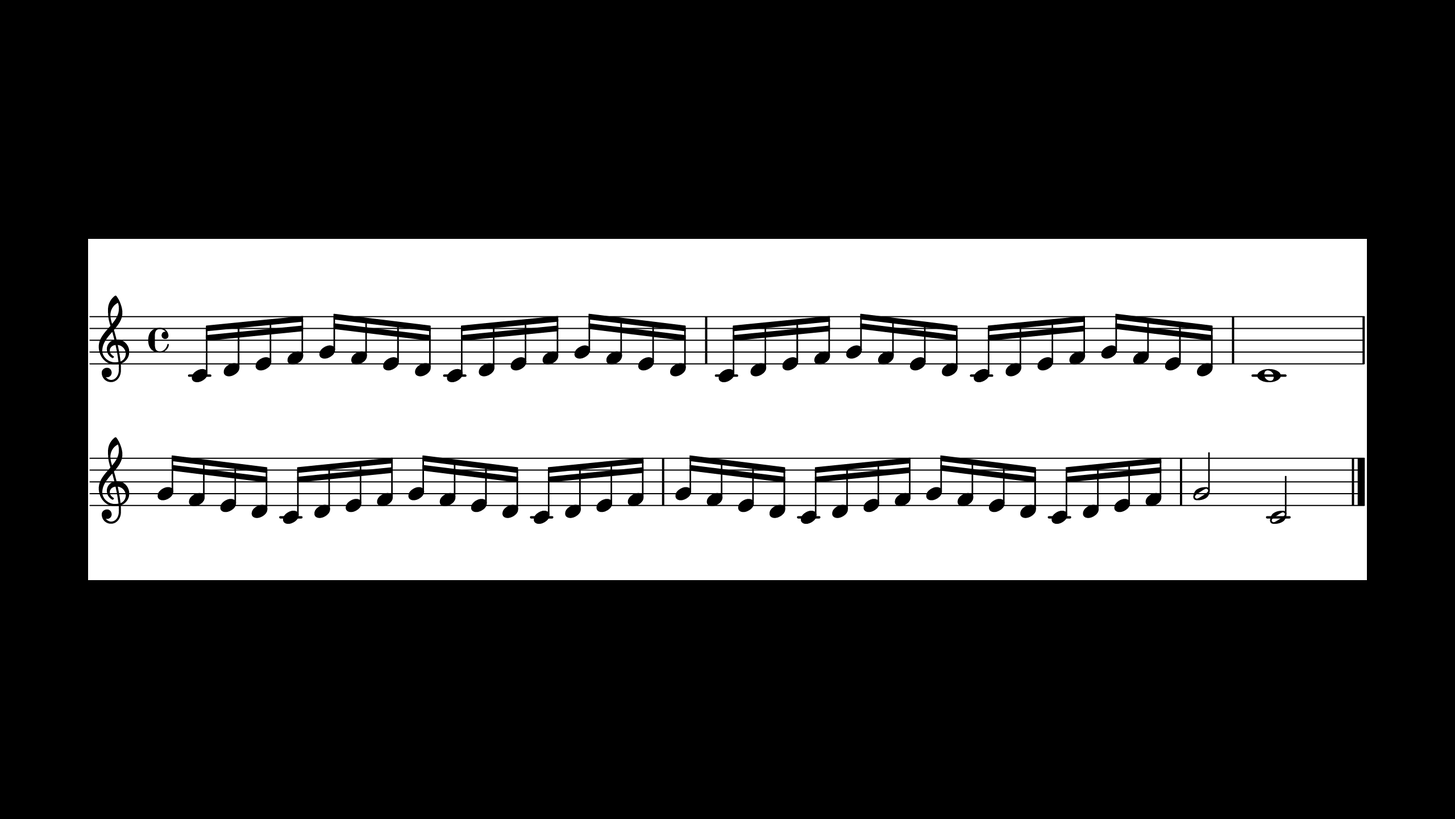
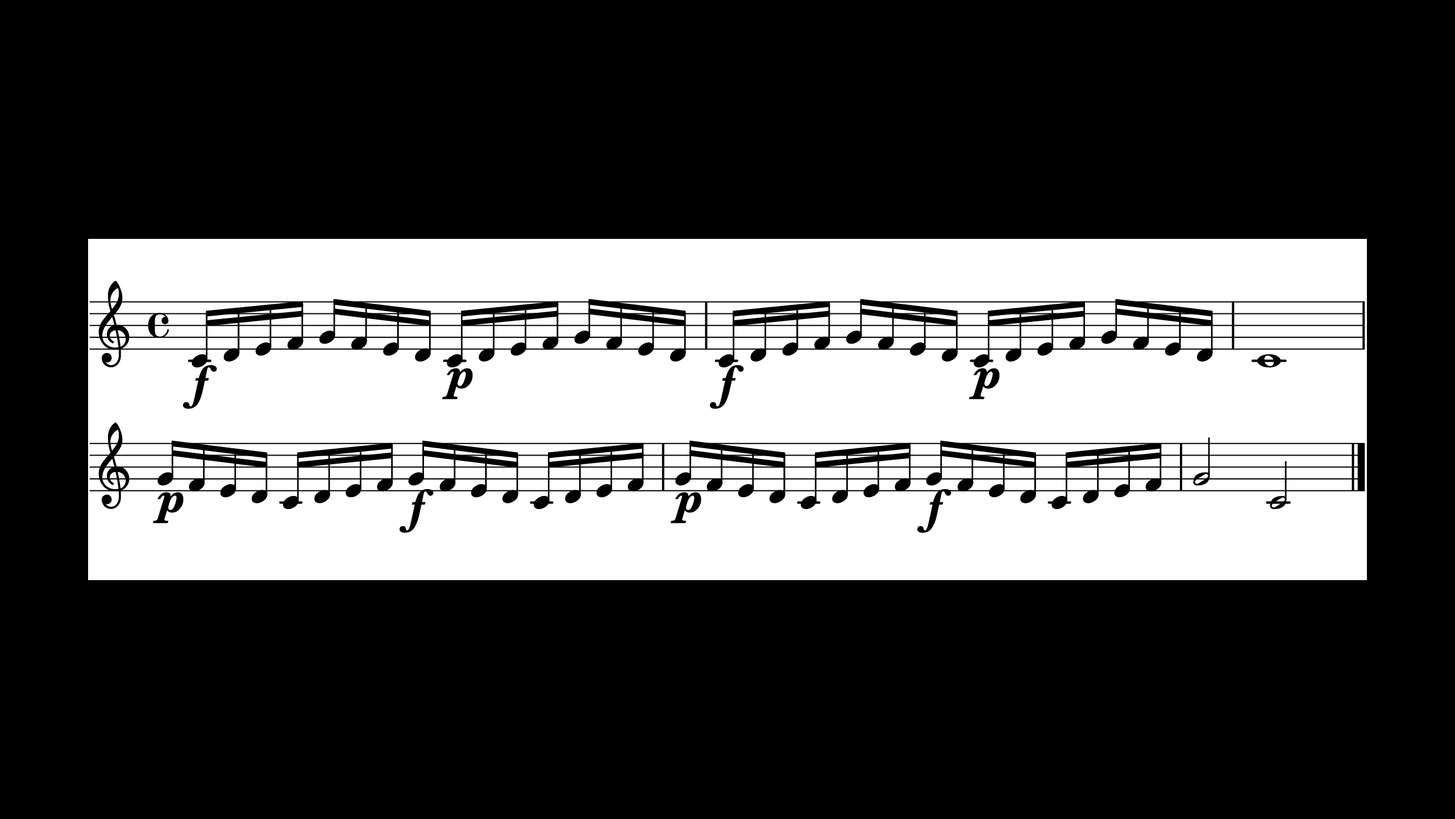
Layers edited between the first and the second 1455×819 image:
painted on "Layer 1" over [89, 280, 1366, 533]
